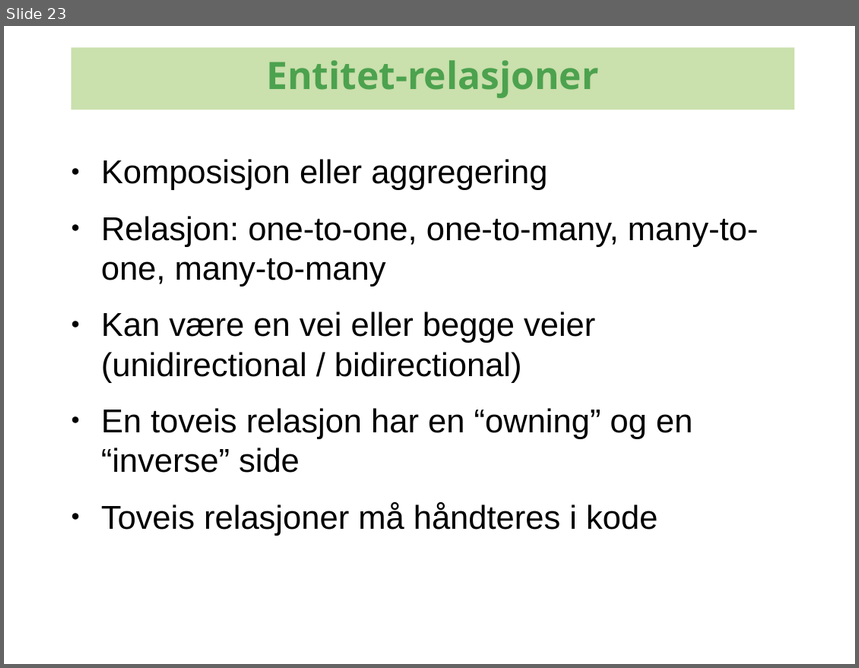
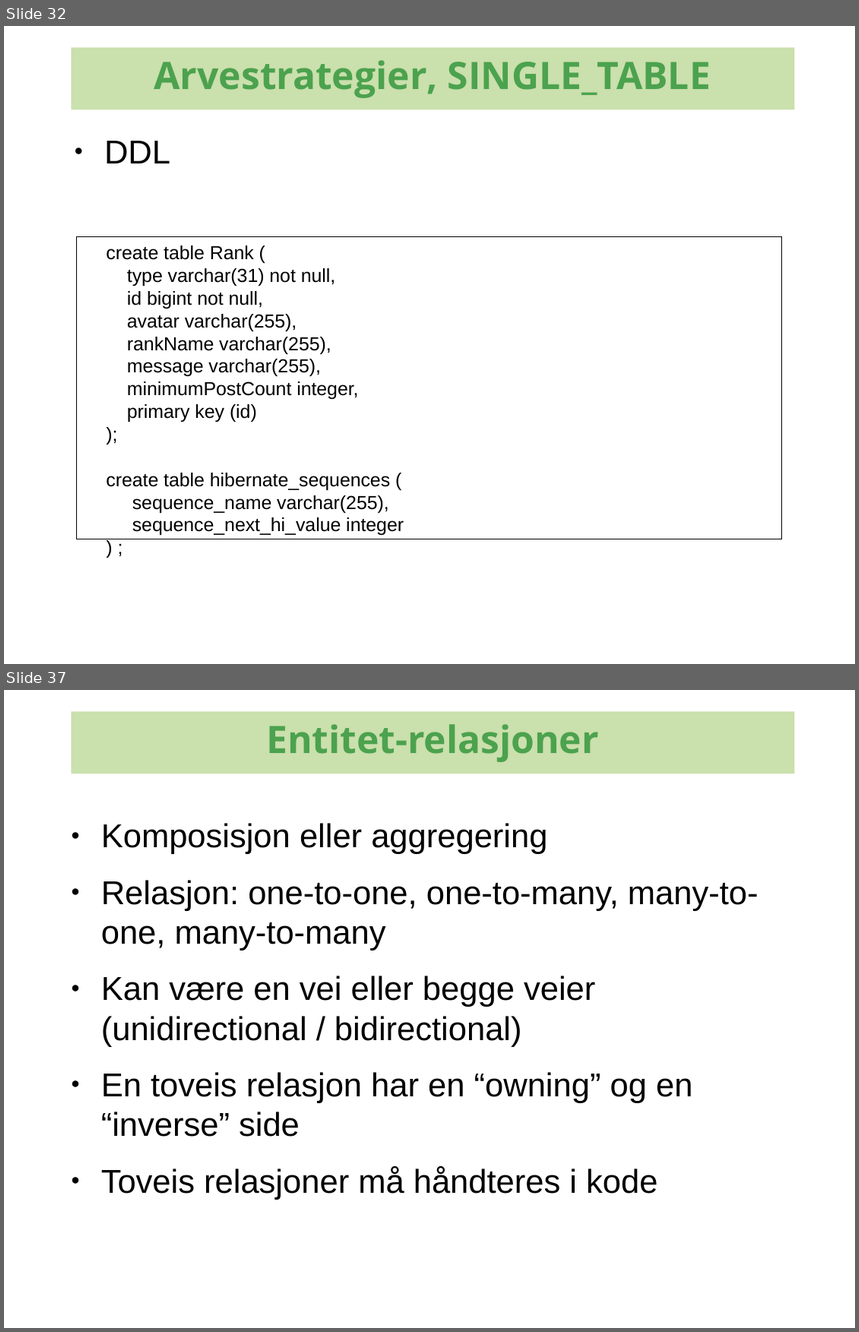
Before and after one commit to kenglxn/seam-maven-refimpl, a slide deck: sandbox/loo/jpa-continued/jpa-continued.odp. Shown one above the other, each under a label of ours: slide 23 before the commit, slides 32 and 37 after it; the slides between them are not shown. The pictures are 859x668 and 859x1332 pixels, drawn with LibreOffice and Linux fonts; fonts in the diff are those of the drawing; background and template pictures are left out. Boxes give left, top, right and bottom in pixels: in the first picture for what was removed or moved away, otherwise in the second. Text is boxed around its words. In the diff, an @@ line names an element or a change of style, - is before the commit and + after.

```diff
--- a/sandbox/loo/jpa-continued/jpa-continued.odp
+++ b/sandbox/loo/jpa-continued/jpa-continued.odp
@@ slide 32 added at (4, 26, 855, 664), background #FFFFFF @@
@@ rectangle added at (71, 47, 794, 110), fill #CAE0AD, 32 pt, text #4CA24E, bold @@
+Arvestrategier, SINGLE_TABLE
@@ text added at (104, 141, 170, 164), 28 pt, text #000000 @@
+● DDL
@@ rectangle added at (77, 237, 782, 539), fill #FFFFFF, outline #000000 0 pt, 16 pt, text #000000 @@
+create table Rank (
+type varchar(31) not null,
+id bigint not null,
+avatar varchar(255),
+rankName varchar(255),
+message varchar(255),
+minimumPostCount integer,
+primary key (id)
+);
+create table hibernate_sequences (
+sequence_name varchar(255),
+sequence_next_hi_value integer
+) ;
@@ what was slide 23 is now slide 37 @@
```
Also in this commit, not shown: 3 slides changed, 13 other slides added.
